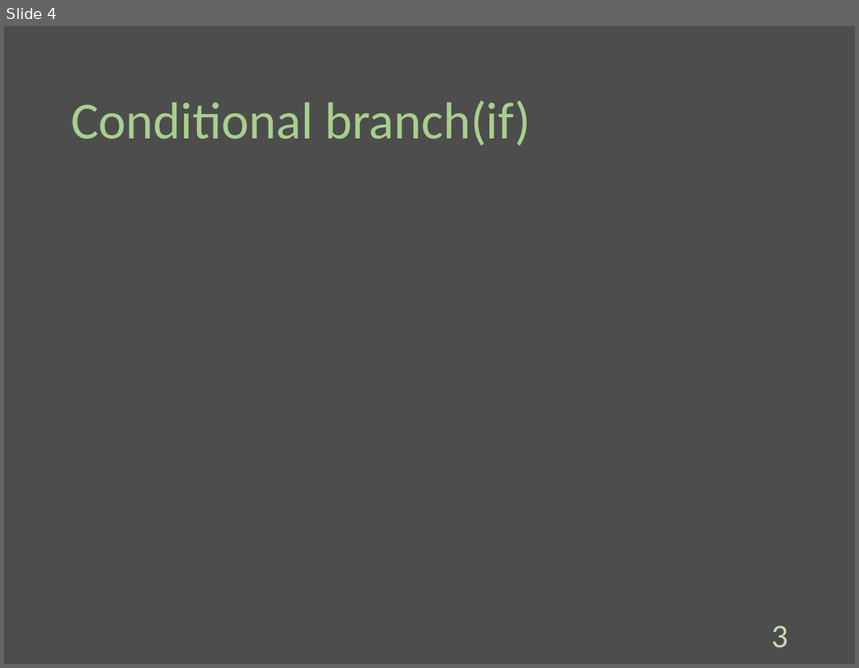
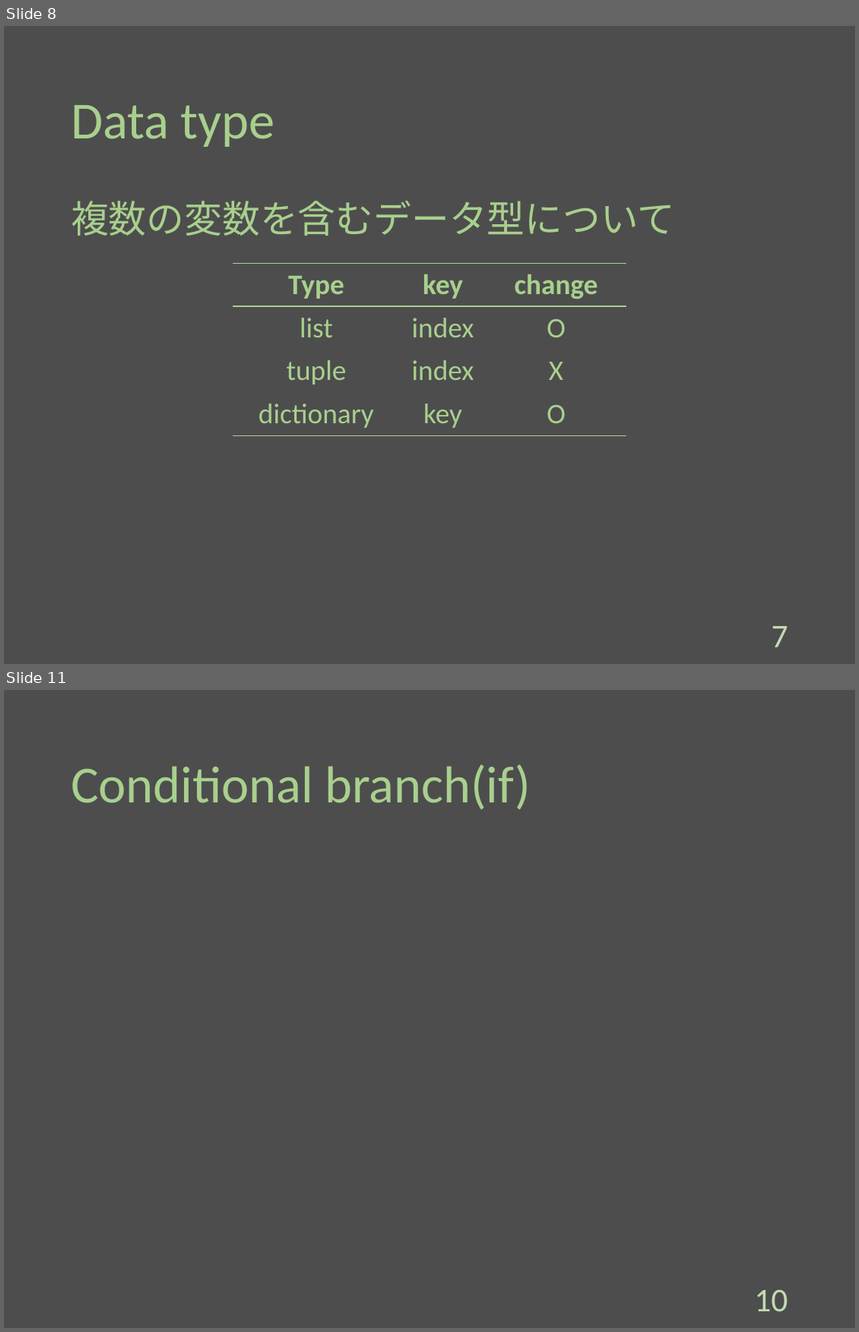
Before and after one commit to Melbeck777/program_seminar, a slide deck: ProgramSlide.pptx. Shown one above the other, each under a label of ours: slide 4 before the commit, slides 8 and 11 after it; the slides between them are not shown. The pictures are 859x668 and 859x1332 pixels, drawn with LibreOffice and Linux fonts; fonts in the diff are those of the drawing. Boxes give left, top, right and bottom in pixels: in the first picture for what was removed or moved away, otherwise in the second. Text is boxed around its words. In the diff, an @@ line names an element or a change of style, - is before the commit and + after.

```diff
--- a/ProgramSlide.pptx
+++ b/ProgramSlide.pptx
@@ slide 8 added at <box>4,26,855,664</box>, background #4D4D4D @@
@@ title added at <box>71,105,275,147</box>, 44 pt, text #A8D08D @@
+Data type
@@ text added at <box>71,201,675,236</box>, 32 pt, text #A8D08D @@
+複数の変数を含むデータ型について
@@ table added at <box>233,263,627,433</box>, 4 rows, 3 columns @@
+Type | key | change
+list | index | O
+tuple | index | X
+dictionary | key | O
@@ page number added at <box>772,626,788,648</box>, 28 pt, text #C3DDB3 @@
+7
@@ what was slide 4 is now slide 11 @@
@@ page number at <box>755,1290,788,1312</box>: text changed @@
-3
+10
```
Also in this commit, not shown: 4 slides changed, 6 other slides added.
